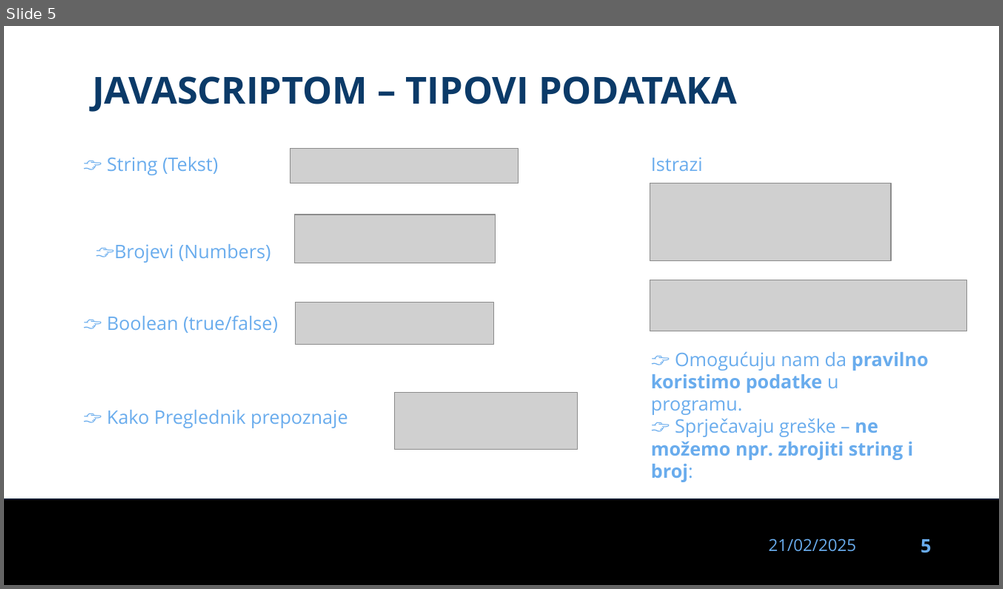
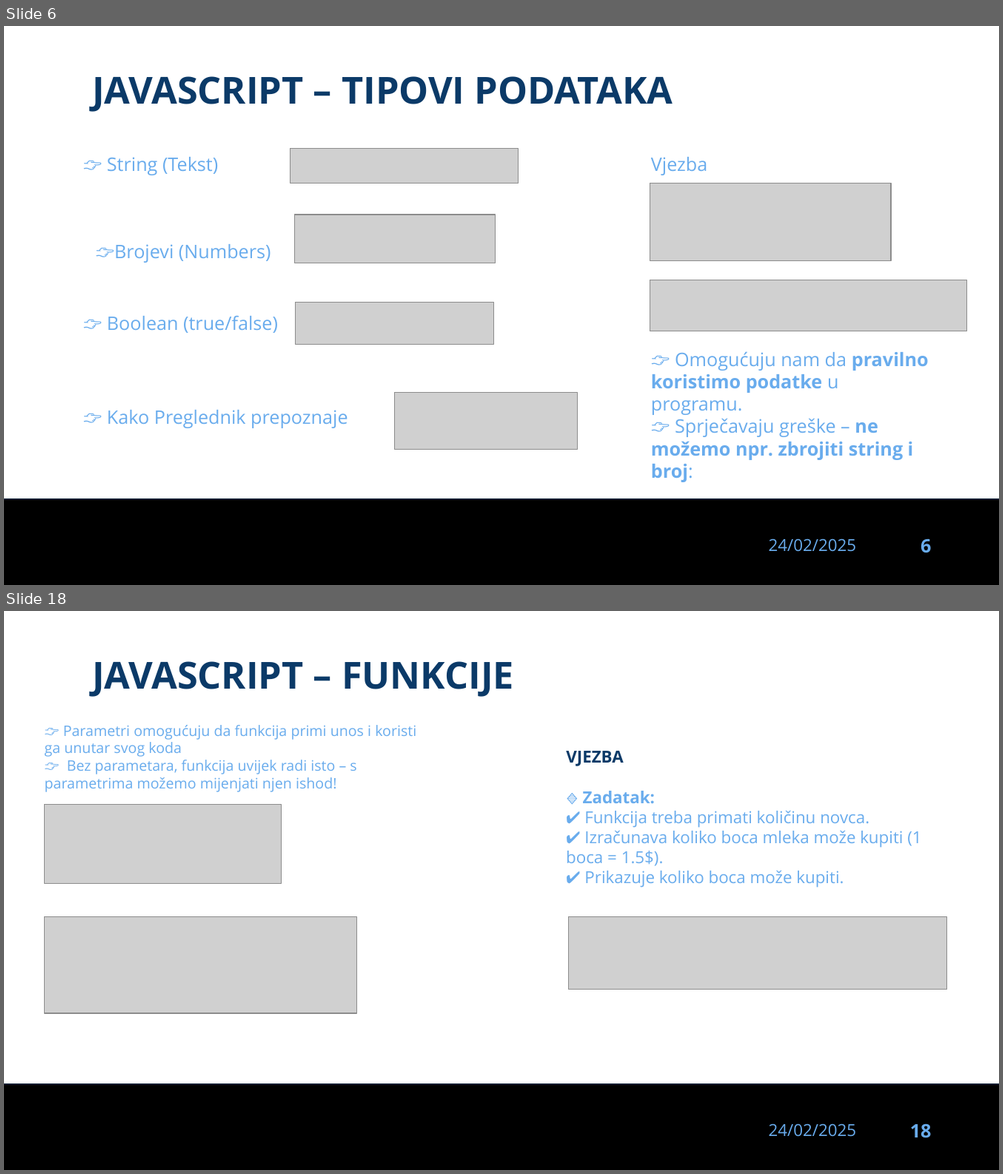
Before and after one commit to dinoDuvnjak/CTK, a slide deck: Bootcamp/javascript-uvod/javascript-uvod.pptx. Shown one above the other, each under a label of ours: slide 5 before the commit, slides 6 and 18 after it; the slides between them are not shown. The pictures are 1003x589 and 1003x1174 pixels, drawn with LibreOffice and Linux fonts; fonts in the diff are those of the drawing; grey boxes stand for pictures; background and template pictures are left out. Boxes give left, top, right and bottom in pixels: in the first picture for what was removed or moved away, otherwise in the second. Text is boxed around its words. In the diff, an @@ line names an element or a change of style, - is before the commit and + after.

Commit message:
Javascript gotov

```diff
--- a/Bootcamp/javascript-uvod/javascript-uvod.pptx
+++ b/Bootcamp/javascript-uvod/javascript-uvod.pptx
@@ slide 18 added at (4,611,999,1170), background #FFFFFF; not listed: 3 template elements that a slide beside it also shows @@
@@ text added at (92,661,514,697), 36 pt, text #0B3A68, bold @@
+JAVASCRIPT – FUNKCIJE
@@ text added at (45,725,416,792), 14 pt, text #69ACED @@
+👉 Parametri omogućuju da funkcija primi unos i koristi ga unutar svog koda
+👉 Bez parametara, funkcija uvijek radi isto – s parametrima možemo mijenjati njen ishod!
@@ title added at (566,751,623,766), 16 pt, text #0B3A68, bold @@
+VJEZBA
@@ picture added at (44,804,282,883) @@
@@ text added at (566,791,921,887), 16 pt, text #69ACED @@
+🔹 Zadatak:
+✔ Funkcija treba primati količinu novca.
+✔ Izračunava koliko boca mleka može kupiti (1 boca = 1.5$).
+✔ Prikazuje koliko boca može kupiti.
@@ picture added at (44,917,357,1014) @@
@@ picture added at (568,917,946,990) @@
@@ what was slide 5 is now slide 6 @@
@@ slide 6 changed as well @@
@@ text at (92,76,673,112): text changed @@
-JAVASCRIPTOM – TIPOVI PODATAKA
+JAVASCRIPT – TIPOVI PODATAKA
@@ text at (651,157,707,175): text changed @@
-Istrazi
+Vjezba
@@ text at (768,539,856,552): text changed @@
-21/02/2025
+24/02/2025
@@ page number at (920,540,930,554): text changed @@
-5
+6
```
Also in this commit, not shown: 3 other slides changed, 30 other slides added, 39 slides removed, 6 other files.
